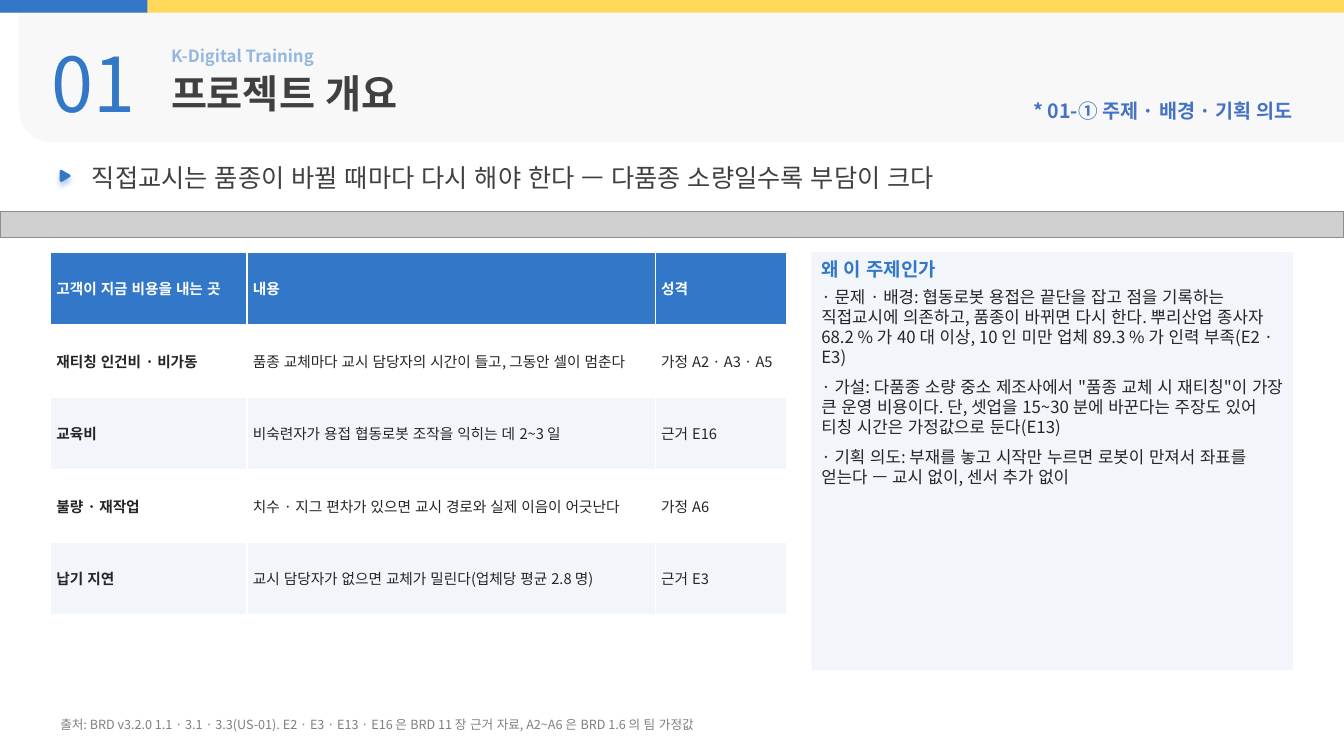
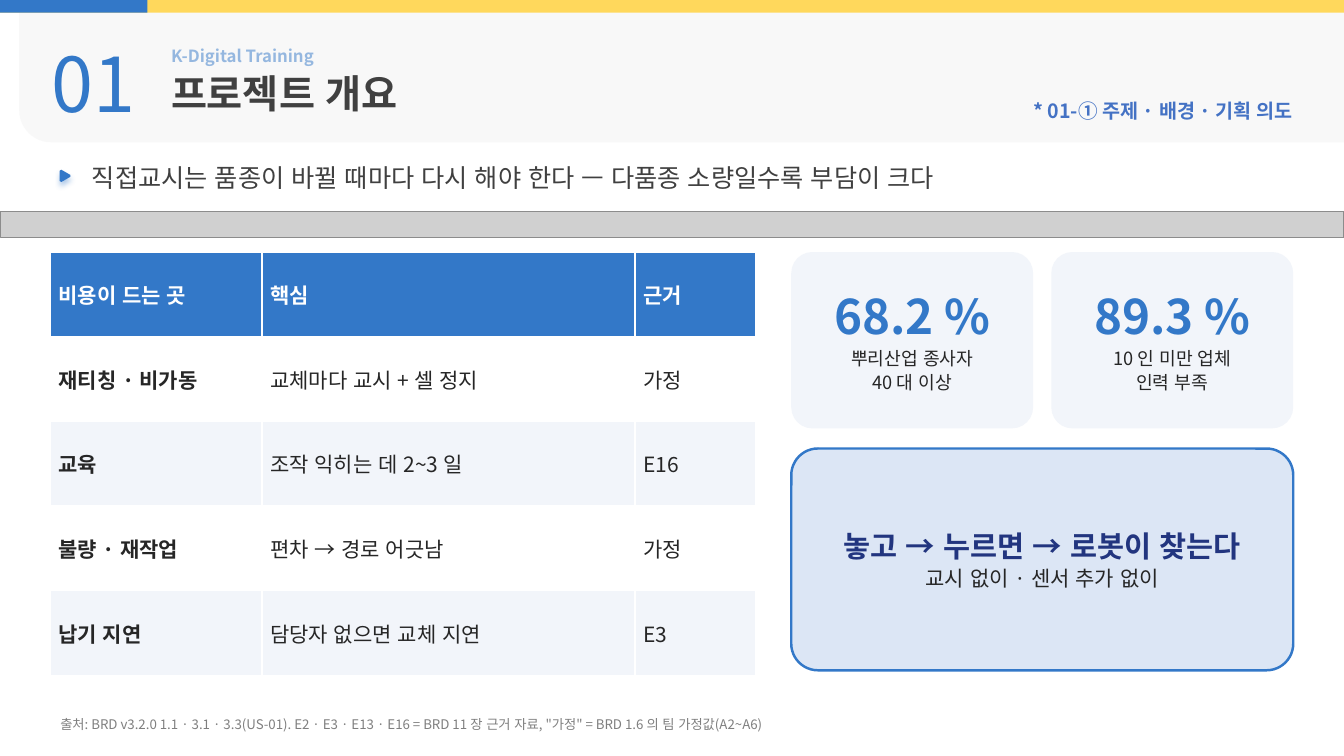
Before and after one commit to yujh5537/rokey_cobot1_Weld-Made, a slide deck: slide 3 of docs/presentation/slides-byeonghu.pptx. Drawn at 1344x756 pixels with LibreOffice and Linux fonts; fonts in the diff are those of the drawing; grey boxes stand for pictures; background and template pictures are left out. Boxes give left, top, right and bottom in pixels: in the first picture for what was removed or moved away, otherwise in the second. Text is boxed around its words. In the diff, an @@ line names an element or a change of style, - is before the commit and + after.

```diff
--- a/docs/presentation/slides-byeonghu.pptx
+++ b/docs/presentation/slides-byeonghu.pptx
@@ table at <box>50,252,756,676</box> @@
-row 1: 고객이 지금 비용을 내는 곳 | 내용 | 성격
+row 1: 비용이 드는 곳 | 핵심 | 근거
-row 2: 재티칭 인건비 · 비가동 | 품종 교체마다 교시 담당자의 시간이 들고, 그동안 셀이 멈춘다 | 가정 A2 · A3 · A5
+row 2: 재티칭 · 비가동 | 교체마다 교시 + 셀 정지 | 가정
-row 3: 교육비 | 비숙련자가 용접 협동로봇 조작을 익히는 데 2~3 일 | 근거 E16
+row 3: 교육 | 조작 익히는 데 2~3 일 | E16
-row 4, column 2: 치수 · 지그 편차가 있으면 교시 경로와 실제 이음이 어긋난다
+row 4, column 2: 편차 → 경로 어긋남
-row 4, column 3: 가정 A6
+row 4, column 3: 가정
-row 5, column 2: 교시 담당자가 없으면 교체가 밀린다(업체당 평균 2.8 명)
+row 5, column 2: 담당자 없으면 교체 지연
-row 5, column 3: 근거 E3
+row 5, column 3: E3
@@ size 10.5 to 15 pt in "불량 · 재작업", "납기 지연" @@
@@ table: place and size @@
-table at <box>50,252,786,615</box>
+table at <box>50,252,756,676</box>
@@ rounded rectangle added at <box>791,252,1033,429</box>, fill #F2F5FA, 13 pt, text #262626 @@
+68.2 %
+뿌리산업 종사자
+40 대 이상
@@ rectangle removed at <box>812,252,1294,670</box> @@
-왜 이 주제인가
-· 문제 · 배경: 협동로봇 용접은 끝단을 잡고 점을 기록하는 직접교시에 의존하고, 품종이 바뀌면 다시 한다. 뿌리산업 종사자 68.2 % 가 40 대 이상, 10 인 미만 업체 89.3 % 가 인력 부족(E2 · E3)
-· 가설: 다품종 소량 중소 제조사에서 "품종 교체 시 재티칭"이 가장 큰 운영 비용이다. 단, 셋업을 15~30 분에 바꾼다는 주장도 있어 티칭 시간은 가정값으로 둔다(E13)
-· 기획 의도: 부재를 놓고 시작만 누르면 로봇이 만져서 좌표를 얻는다 — 교시 없이, 센서 추가 없이
@@ rounded rectangle added at <box>1052,252,1294,429</box>, fill #F2F5FA, 13 pt, text #262626 @@
+89.3 %
+10 인 미만 업체
+인력 부족
@@ rounded rectangle added at <box>791,449,1294,670</box>, fill #DCE6F5, outline #3378C8 1.75 pt, 21 pt, text #22357F, bold @@
+놓고 → 누르면 → 로봇이 찾는다
+교시 없이 · 센서 추가 없이
@@ text at <box>60,718,762,732</box>: text changed; size 9 to 9.5 pt @@
-출처: BRD v3.2.0 1.1 · 3.1 · 3.3(US-01). E2 · E3 · E13 · E16 은 BRD 11 장 근거 자료, A2~A6 은 BRD 1.6 의 팀 가정값
+출처: BRD v3.2.0 1.1 · 3.1 · 3.3(US-01). E2 · E3 · E13 · E16 = BRD 11 장 근거 자료, "가정" = BRD 1.6 의 팀 가정값(A2~A6)
```
Also in this commit, not shown: 16 other slides changed, 27 other files.
